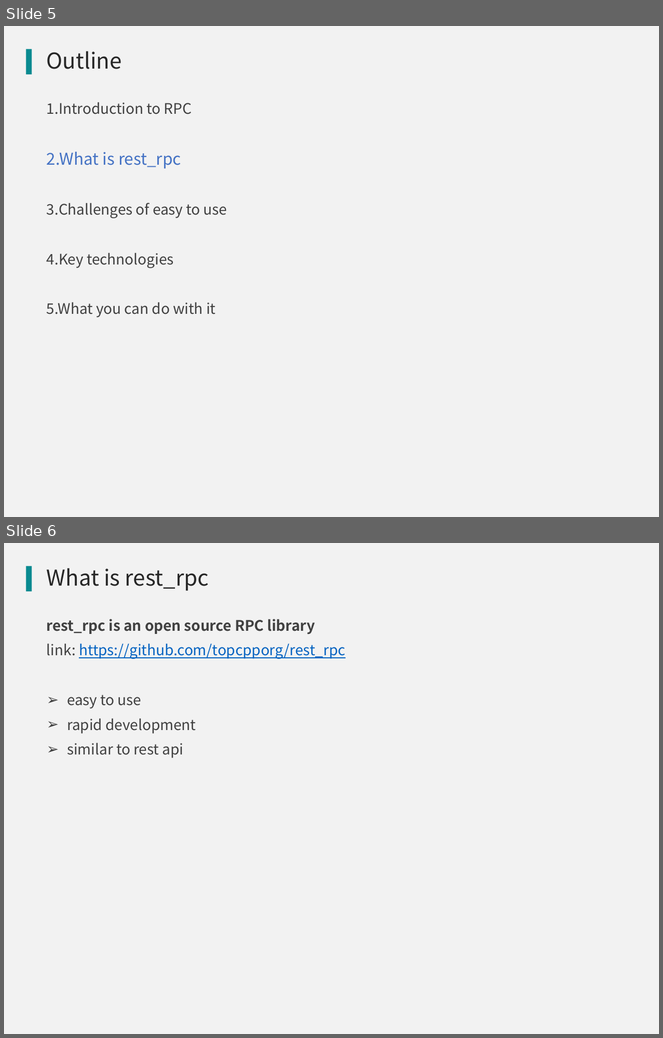
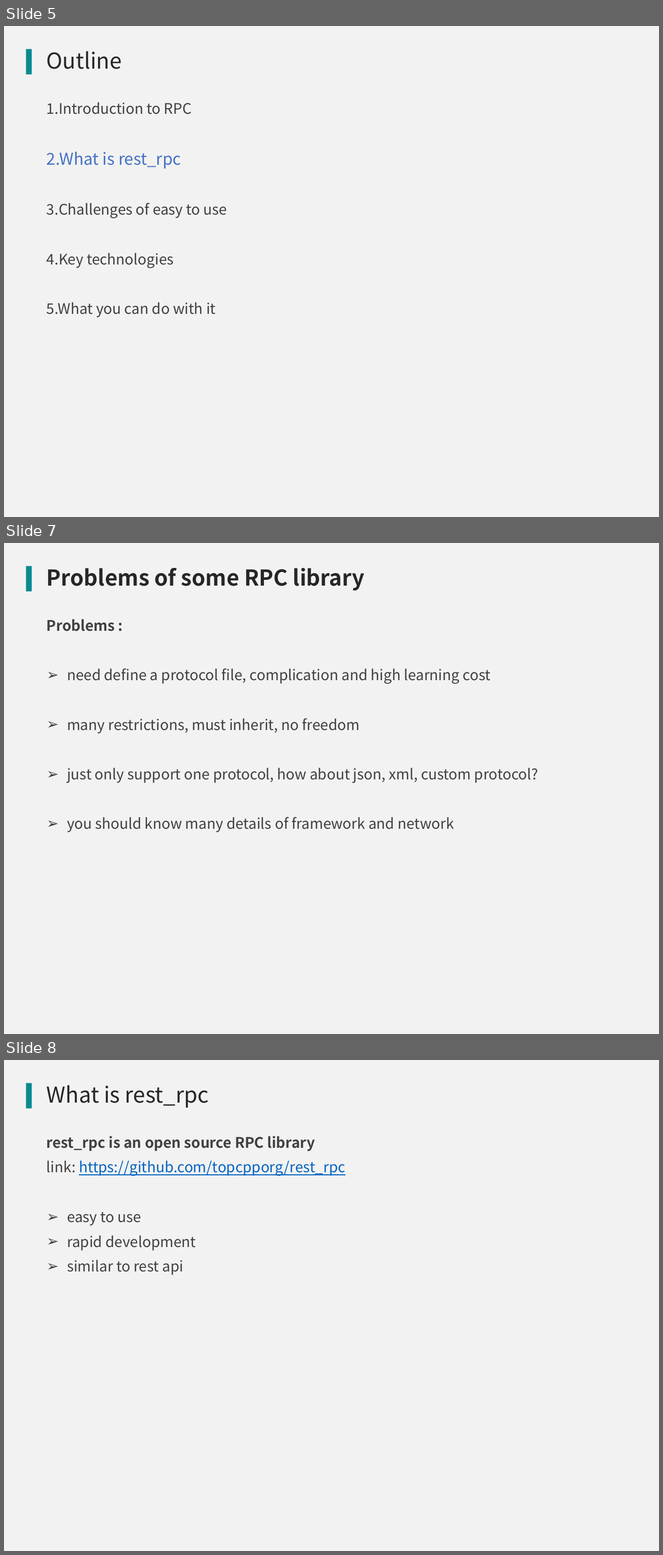
Before and after one commit to qicosmos/cppnow2017-ppt, a slide deck: An easy to use RPC framework implemented by c++11 and c++14.pptx. Shown one above the other, each under a label of ours: slides 5 and 6 before the commit, slides 5, 7 and 8 after it; the slides between them are not shown. The pictures are 663x1038 and 663x1555 pixels, drawn with LibreOffice and Linux fonts; fonts in the diff are those of the drawing; background and template pictures are left out. Boxes give left, top, right and bottom in pixels: in the first picture for what was removed or moved away, otherwise in the second. Text is boxed around its words. In the diff, an @@ line names an element or a change of style, - is before the commit and + after.

```diff
--- a/An easy to use RPC framework implemented by c++11 and c++14.pptx
+++ b/An easy to use RPC framework implemented by c++11 and c++14.pptx
@@ slide 7 added at <box>4,543,659,1034</box>, background #F2F2F2; not listed: 1 template element that a slide beside it also shows @@
@@ title added at <box>47,568,365,591</box>, 24 pt, text #262626, bold @@
+Problems of some RPC library
@@ text added at <box>47,619,539,833</box>, 16 pt, text #404040 @@
+Problems :
+➢ need define a protocol file, complication and high learning cost
+➢ many restrictions, must inherit, no freedom
+➢ just only support one protocol, how about json, xml, custom protocol?
+➢ you should know many details of framework and network
@@ what was slide 6 is now slide 8 @@
```
Also in this commit, not shown: 6 slides changed, 10 other slides added, 3 slides removed.
